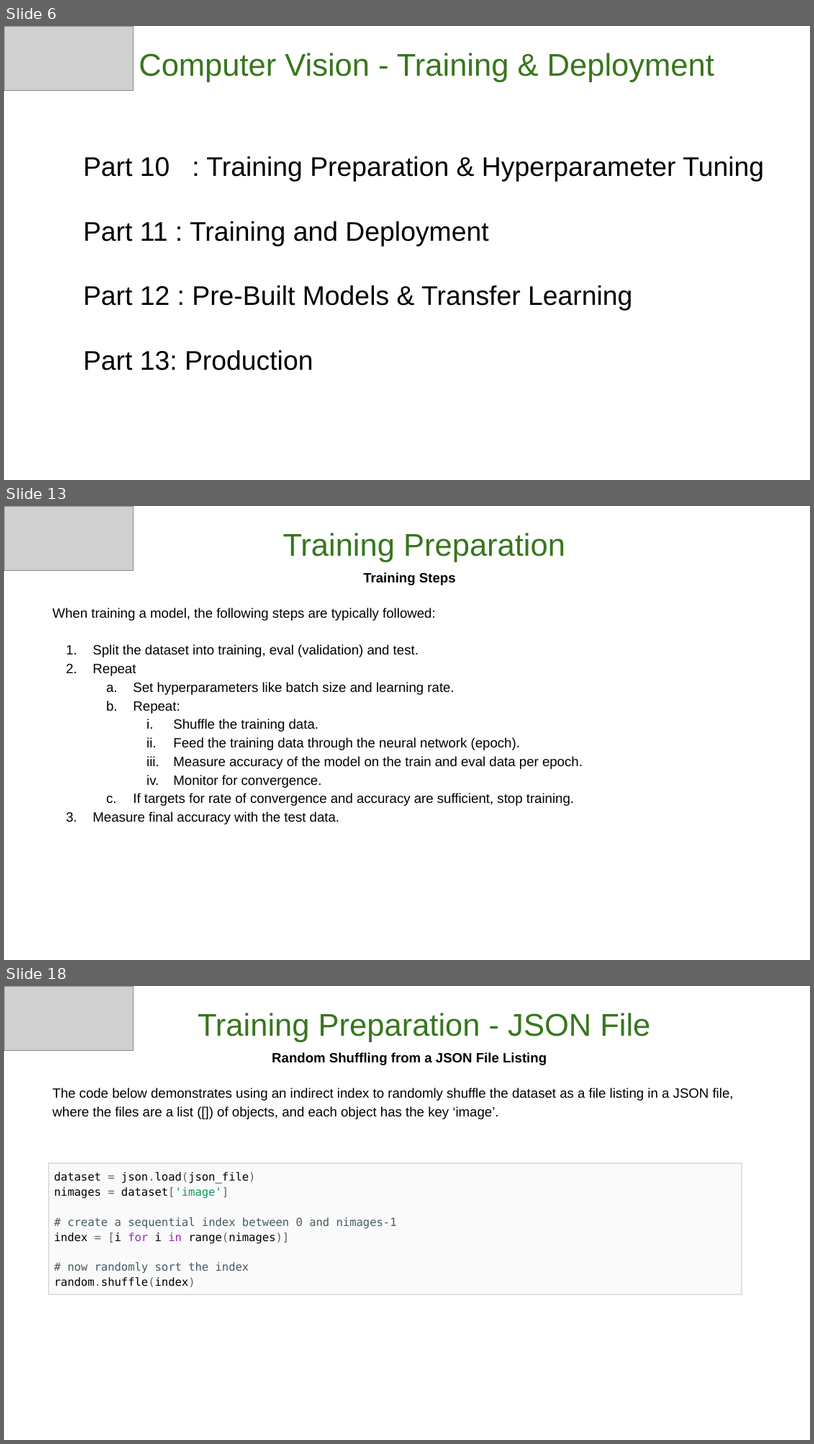
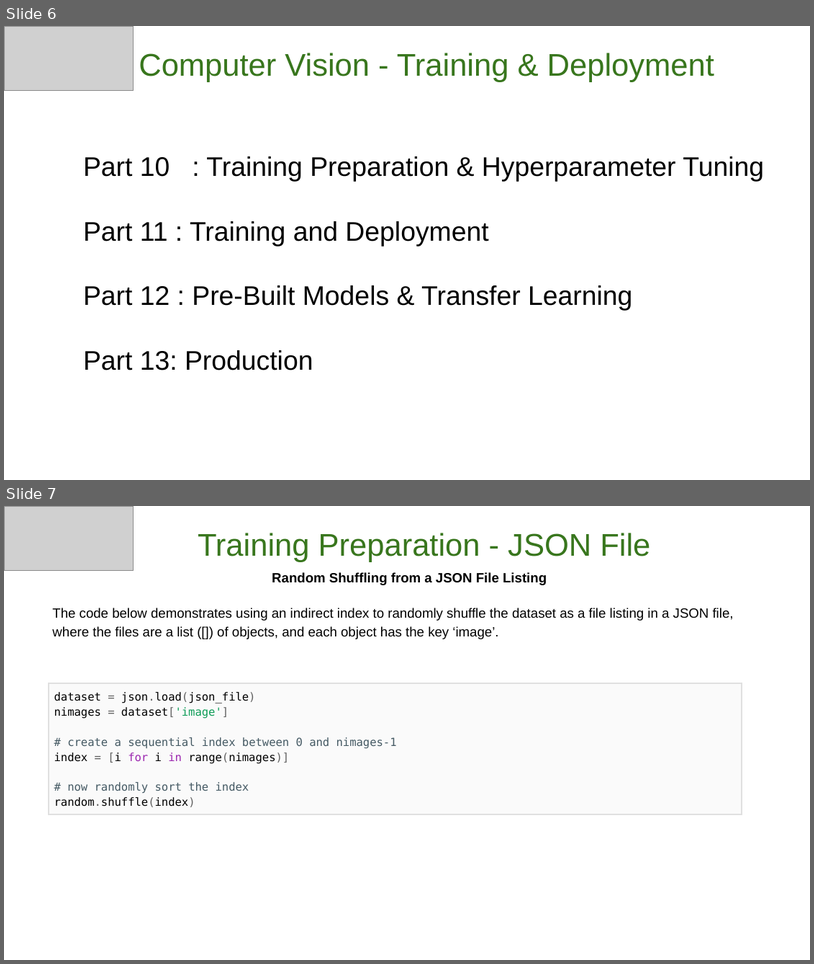
Before and after one commit to GoogleCloudPlatform/keras-idiomatic-programmer, a slide deck: workshops/The Idiomatic Programmer - Learning Keras - Workshop.pptx. Shown one above the other, each under a label of ours: slides 6, 13 and 18 before the commit, slides 6 and 7 after it; the slides between them are not shown. The pictures are 814x1444 and 814x964 pixels, drawn with LibreOffice and Linux fonts; fonts in the diff are those of the drawing; grey boxes stand for pictures. Boxes give left, top, right and bottom in pixels: in the first picture for what was removed or moved away, otherwise in the second. Text is boxed around its words. In the diff, an @@ line names an element or a change of style, - is before the commit and + after.

```diff
--- a/workshops/The Idiomatic Programmer - Learning Keras - Workshop.pptx
+++ b/workshops/The Idiomatic Programmer - Learning Keras - Workshop.pptx
@@ slide 13 removed at (4, 506, 810, 960), background #FFFFFF @@
@@ picture removed at (4, 506, 133, 571) @@
@@ subtitle removed at (283, 533, 566, 562) @@
-Training Preparation
@@ text removed at (52, 572, 583, 824) @@
-Training Steps
-When training a model, the following steps are typically followed:
-1. Split the dataset into training, eval (validation) and test.
-2. Repeat
-  a. Set hyperparameters like batch size and learning rate.
-  b. Repeat:
-    i. Shuffle the training data.
-    ii. Feed the training data through the neural network (epoch).
-    iii. Measure accuracy of the model on the train and eval data per epoch.
-    iv. Monitor for convergence.
-  c. If targets for rate of convergence and accuracy are sufficient, stop training.
-3. Measure final accuracy with the test data.
@@ what was slide 18 is now slide 7 @@
```
Also in this commit, not shown: 51 other slides removed.
